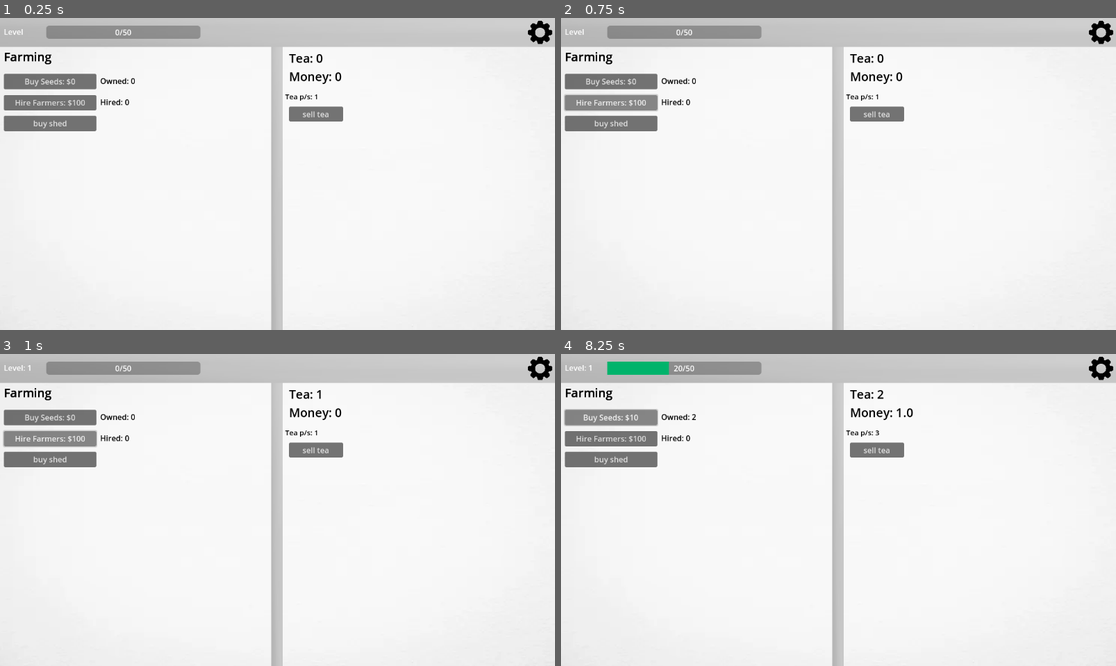
Above: before the commit, frames 1-4 (two rows, left to right).
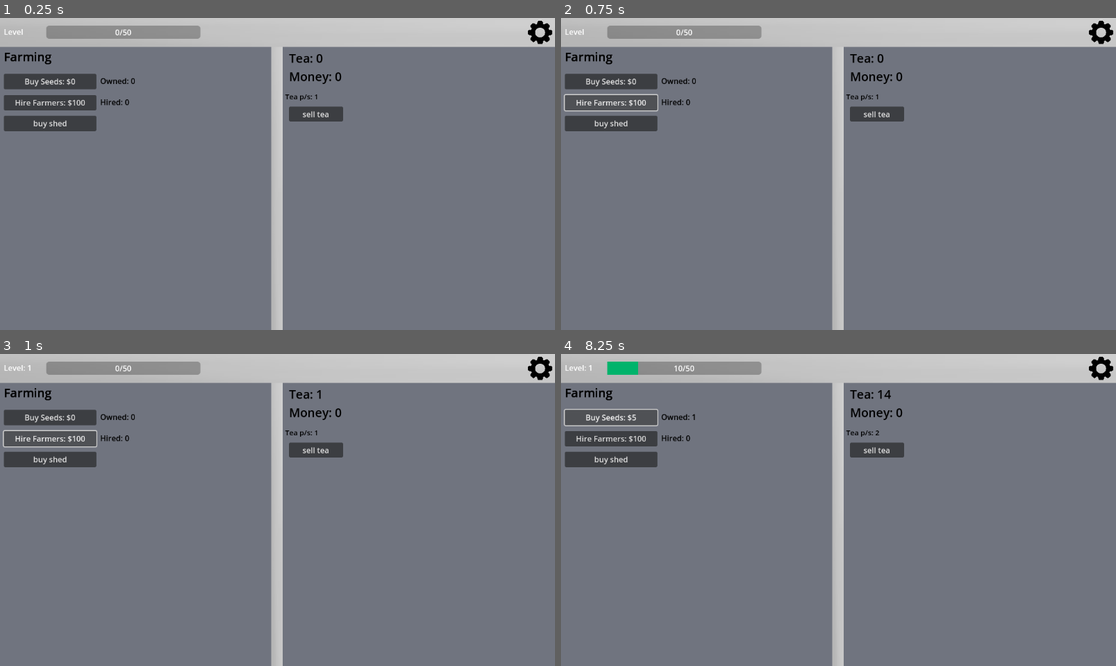
Above: after the commit, the same moments.

Repository: scarvey01/tea-tropolis
Game: Godot game, scene res://Game (school)/tea_tropolis_school.tscn
Two runs of this game, one before a commit and one after it. Both use one fixed random seed, a clock stepped at 60 frames per second and the inputs below. Before the commit the project has no main scene; this scene is started directly in both runs.
Inputs:
- Up to frame 1 (0.25 s): no input
- Up to frame 2 (0.75 s): click "Hire Farmers: $100" at 0.5 s
- Up to frame 3 (1 s): no input
- Up to frame 4 (8.25 s): click "sell tea" at 1.25 s; click "Buy Seeds: $0" at 2 s; click "Buy Seeds: $5" at 2.75 s; click "buy shed" at 3.5 s; click "sell tea" at 4.25 s; click "Buy Seeds: $5" at 5 s; click "Hire Farmers: $100" at 5.75 s; click "buy shed" at 6.5 s; click "sell tea" at 7.25 s; click "Buy Seeds: $5" at 8 s

The runs differ from the first frame. In frame 1, 89% of the frame differs, in the area x 0-100%, y 9-100%; in frame 2, 89%; in frame 3, 89%; in frame 4, 89%, in the area x 0-100%, y 2-100%.

Commit message:
Add files via upload

Diff:
--- /dev/null
+++ b/Game (school)/sell_tea.gd
@@ -0,0 +1,11 @@
+extends Button
+
+func on_mouse_entered():
+	$sell_tea_tooltip.visible = true  # Correct path if it's a child of 'gui'
+
+func on_mouse_exit():
+	$sell_tea_tooltip.visible = false
+
+func _ready() -> void:
+	mouse_entered.connect(on_mouse_entered)
+	mouse_exited.connect(on_mouse_exit)
--- /dev/null
+++ b/Game (school)/sell_tea_tooltip.gd
@@ -0,0 +1,4 @@
+extends PanelContainer
+func _input(event: InputEvent) -> void:
+	if visible and event is InputEventMouseMotion:
+		global_position = get_global_mouse_position()
--- a/Game (school)/tea_tropolis_school.gd
+++ b/Game (school)/tea_tropolis_school.gd
@@ -17,7 +17,7 @@
 var farmer_cost = 100
 var farmer_owned = 0
 var age_rack_owned = false
-var age_rack_cost = 2500
+var age_rack_cost = 1700
 var aging_cost = 1000
 var aging_tea = 0
 var Timer2 = Timer.new()
@@ -167,7 +167,7 @@
 		farmer_owned += 1
 		money_spent += farmer_cost
 		farmer_cost += 50
-		max_seed += 2
+		max_seed += 4
 		xp += 20
 func display_seed_owned():
 	$gui/Farming/seed_owned.text = "Owned: " + str(seed_owned)
@@ -229,6 +229,12 @@
 func _on_darkmode_pressed():
 	dark_mode1()
 
+
+#TOOL TIP TOOL TIP TOOL TIP TOOL TIP TOOL TIP TOOL TIP TOOL TIP TOOL TIP TOOL TIP TOOL TIP TOOL TIP TOOL TIP
+func sell_tea_tool_tip():
+	$gui/sell_tea/sell_tea_tooltip/tea_value.text = "Tea Value: $" +str(teatomoney)
+
+
 func update_all():
 	save_game()
 	display_tea()
@@ -251,3 +257,4 @@
 	display_slider_tea()
 	tea_slider()
 	display_age_time()
+	sell_tea_tool_tip()
--- a/Game (school)/tea_tropolis_school.tscn
+++ b/Game (school)/tea_tropolis_school.tscn
@@ -1,10 +1,12 @@
-[gd_scene load_steps=11 format=3 uid="uid://du3qtyr67kyc5"]
+[gd_scene load_steps=13 format=3 uid="uid://du3qtyr67kyc5"]
 
 [ext_resource type="Texture2D" uid="uid://bib4evy7tlg0x" path="res://Game (school)/textures/abstract-surface-textures-white-concrete-stone-wall_74190-8189.png" id="1_4hdnx"]
 [ext_resource type="Script" uid="uid://bt5b3rvjng254" path="res://Game (school)/tea_tropolis_school.gd" id="1_66eql"]
 [ext_resource type="Texture2D" uid="uid://bchw2ll5wfabf" path="res://Game (school)/textures/smooth-gray-background-with-high-quality_53876-124606.png" id="2_v3kle"]
 [ext_resource type="Texture2D" uid="uid://b1tedpbkbypj" path="res://Game (school)/textures/gray background 2.png" id="3_yk80m"]
 [ext_resource type="Texture2D" uid="uid://cuuvr8ldkwgls" path="res://Game (school)/textures/button icons/settings.png" id="4_66eql"]
+[ext_resource type="Script" uid="uid://bvwnwluspge5f" path="res://Game (school)/sell_tea.gd" id="6_61ta2"]
+[ext_resource type="PackedScene" uid="uid://duswcnao2esdi" path="res://sell_tea_tooltip.tscn" id="7_fednv"]
 
 [sub_resource type="GDScript" id="GDScript_66eql"]
 script/source = "extends TextureButton
@@ -34,7 +36,6 @@
 metadata/_edit_lock_ = true
 
 [node name="gray" type="TextureRect" parent="Base"]
-visible = false
 offset_right = 1152.0
 offset_bottom = 648.0
 texture = ExtResource("3_yk80m")
@@ -112,6 +113,11 @@
 theme_override_colors/icon_focus_color = Color(0.807843, 0.807843, 0.807843, 1)
 theme_override_colors/icon_normal_color = Color(0.772549, 0.772549, 0.772549, 1)
 text = "sell tea"
+script = ExtResource("6_61ta2")
+
+[node name="sell_tea_tooltip" parent="gui/sell_tea" instance=ExtResource("7_fednv")]
+visible = false
+clip_contents = true
 
 [node name="settings menu" type="CanvasLayer" parent="gui"]
 visible = false
--- a/project.godot
+++ b/project.godot
@@ -11,6 +11,7 @@
 [application]
 
 config/name="Tea-Tropolis ver. 1.1"
+run/main_scene="uid://du3qtyr67kyc5"
 config/features=PackedStringArray("4.4", "GL Compatibility")
 config/icon="res://icon.svg"
 
--- /dev/null
+++ b/sell_tea_tooltip.tscn
@@ -0,0 +1,33 @@
+[gd_scene load_steps=3 format=3 uid="uid://duswcnao2esdi"]
+
+[ext_resource type="Script" uid="uid://hfw7acfdkgsj" path="res://Game (school)/sell_tea_tooltip.gd" id="1_u3r5u"]
+
+[sub_resource type="StyleBoxFlat" id="StyleBoxFlat_fednv"]
+bg_color = Color(0.0117647, 0.0117647, 0.0117647, 0.572549)
+border_width_left = 2
+border_width_top = 2
+border_width_right = 2
+border_width_bottom = 2
+border_color = Color(0.266575, 0.266575, 0.266575, 1)
+corner_radius_top_left = 7
+corner_radius_top_right = 7
+corner_radius_bottom_right = 7
+corner_radius_bottom_left = 7
+
+[node name="sell_tea_tooltip" type="PanelContainer"]
+top_level = true
+offset_left = -369.0
+offset_top = 107.0
+offset_right = -183.0
+offset_bottom = 161.0
+theme_override_styles/panel = SubResource("StyleBoxFlat_fednv")
+script = ExtResource("1_u3r5u")
+
+[node name="tea_value" type="RichTextLabel" parent="."]
+layout_mode = 2
+bbcode_enabled = true
+text = "Current Tea Value:"
+fit_content = true
+scroll_following = true
+horizontal_alignment = 1
+vertical_alignment = 1
Not shown, added: Game (school)/sell_tea.gd.uid
Not shown, added: Game (school)/sell_tea_tooltip.gd.uid
Not shown: 1 places in Game (school)/tea_tropolis_school.tscn that only renumber resources
Binary file added: Game (school)/textures/Screenshot_2025-07-11_22-02-22.png
Not shown, added: Game (school)/textures/Screenshot_2025-07-11_22-02-22.png.import
